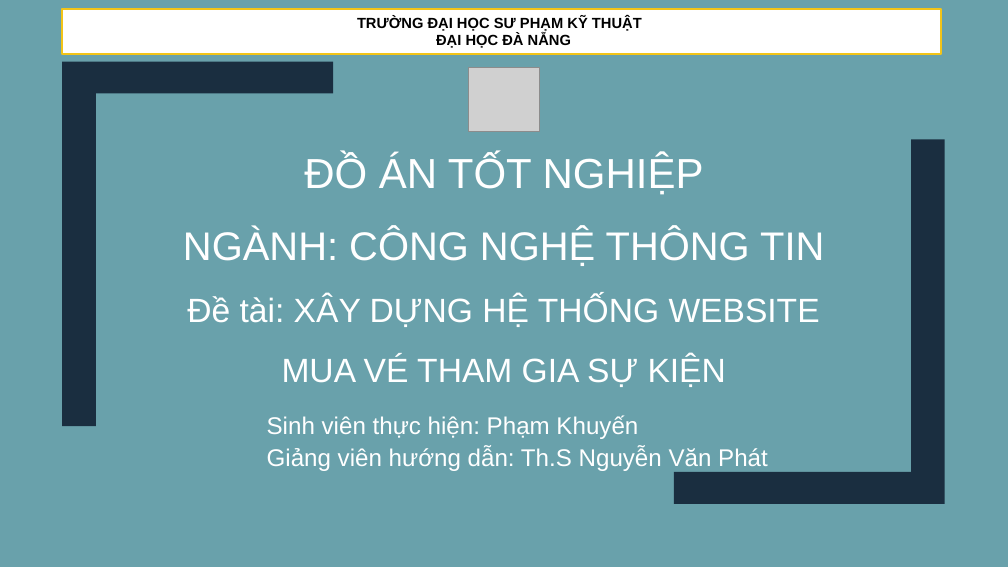
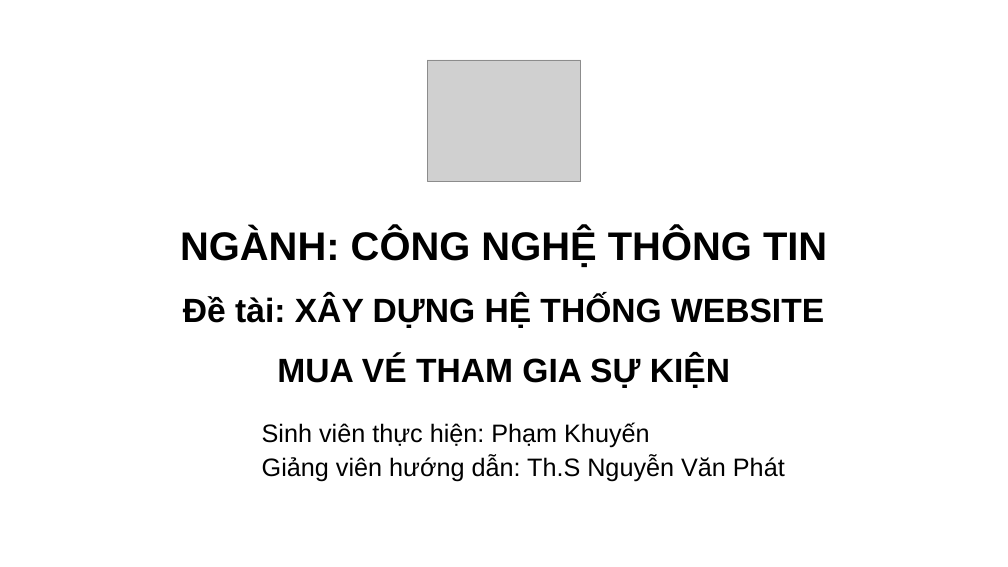
Before and after one commit to khuyen123/DoAnTotNghiep, a slide deck: slide 2 of Word/PhamKhuyen_Slide.pptx (slide 1 before the commit). Drawn at 1008x567 pixels with LibreOffice and Linux fonts; fonts in the diff are those of the drawing; grey boxes stand for pictures. Boxes give left, top, right and bottom in pixels: in the first picture for what was removed or moved away, otherwise in the second. Text is boxed around its words. In the diff, an @@ line names an element or a change of style, - is before the commit and + after.

```diff
--- a/Word/PhamKhuyen_Slide.pptx
+++ b/Word/PhamKhuyen_Slide.pptx
@@ background #69A1AB to #FFFFFF @@
@@ rectangle removed at [63,8,941,54] @@
-TRƯỜNG ĐẠI HỌC SƯ PHẠM KỸ THUẬT
-ĐẠI HỌC ĐÀ NẴNG
@@ freeform shape removed at [62,61,333,426] @@
@@ picture: place and size @@
-picture at [468,68,540,132]
+picture at [427,60,581,181]
@@ freeform shape removed at [675,139,945,504] @@
@@ title at [180,228,827,388]: text changed; text colour #FFFFFF to #000000; bold on @@
-ĐỒ ÁN TỐT NGHIỆP
-NGÀNH: CÔNG NGHỆ THÔNG TIN
-Đề tài: XÂY DỰNG HỆ THỐNG WEBSITE MUA VÉ THAM GIA SỰ KIỆN
+NGÀNH: CÔNG NGHỆ THÔNG TIN
+Đề tài: XÂY DỰNG HỆ THỐNG WEBSITE MUA VÉ THAM GIA SỰ KIỆN
@@ subtitle "Sinh viên thực hiện: Phạm ...": place and size @@
-subtitle "Sinh viên thực hiện: Phạm ..." at [267,415,768,471]
+subtitle "Sinh viên thực hiện: Phạm ..." at [262,422,785,482]
@@ subtitle "Sinh viên thực hiện: Phạm ..." at [262,422,785,482]: size 23 to 24 pt, text colour #FFFFFF to #000000 @@
```
Also in this commit, not shown: 7 other slides changed, 2 slides added, 2 slides removed, 20 other files.
